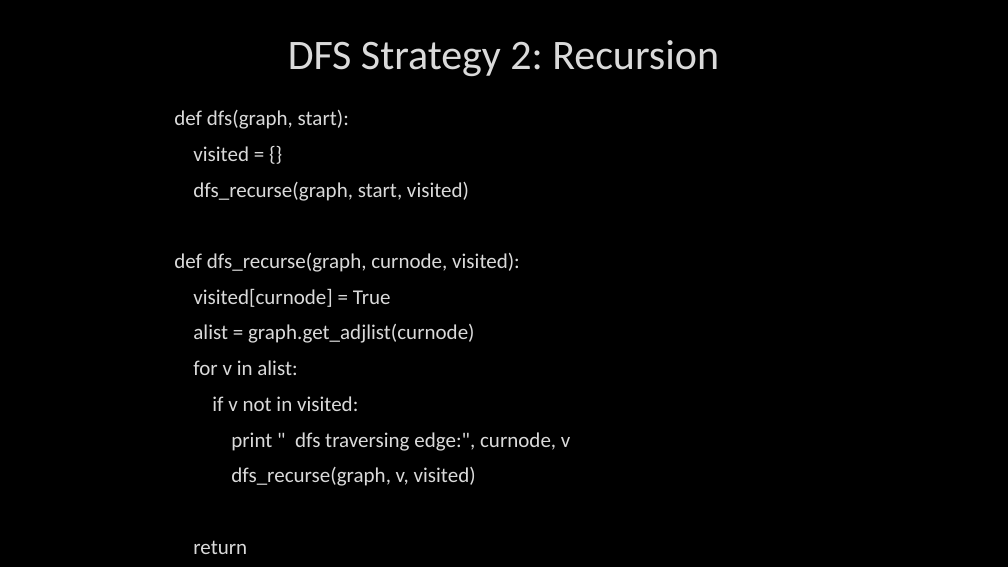
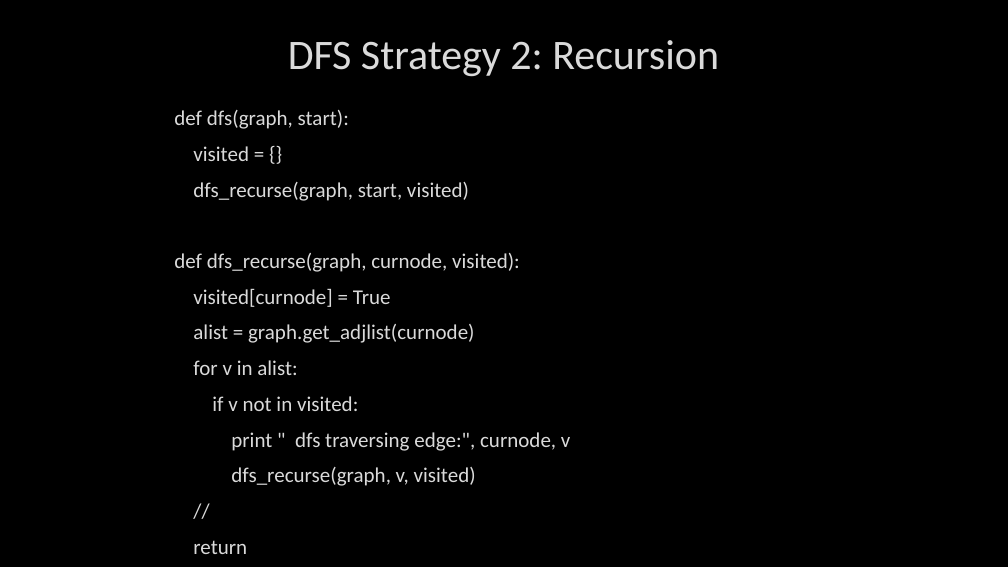
Before and after one commit to markfloryan/AI, a slide deck: slide 23 of slides/05-Search-ClassicalSearch.pptx. Drawn at 1008x567 pixels with LibreOffice and Linux fonts; fonts in the diff are those of the drawing; background and template pictures are left out. Boxes give left, top, right and bottom in pixels: in the first picture for what was removed or moved away, otherwise in the second. Text is boxed around its words. In the diff, an @@ line names an element or a change of style, - is before the commit and + after.

Commit message:
slides, and new hw2

```diff
--- a/slides/05-Search-ClassicalSearch.pptx
+++ b/slides/05-Search-ClassicalSearch.pptx
@@ text at (174, 110, 570, 554): paragraph added @@
+//
```
Also in this commit, not shown: 10 other files.
